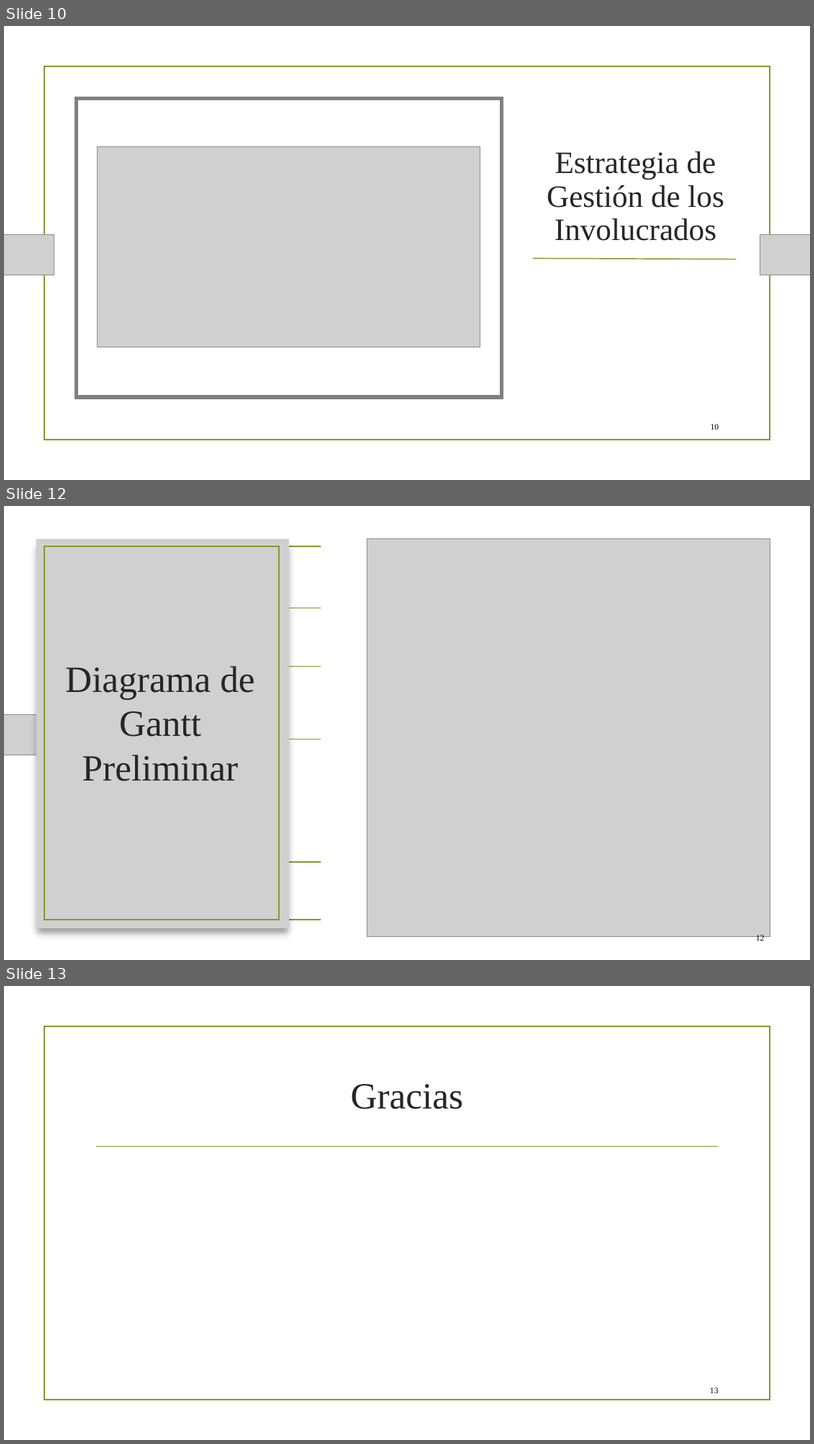
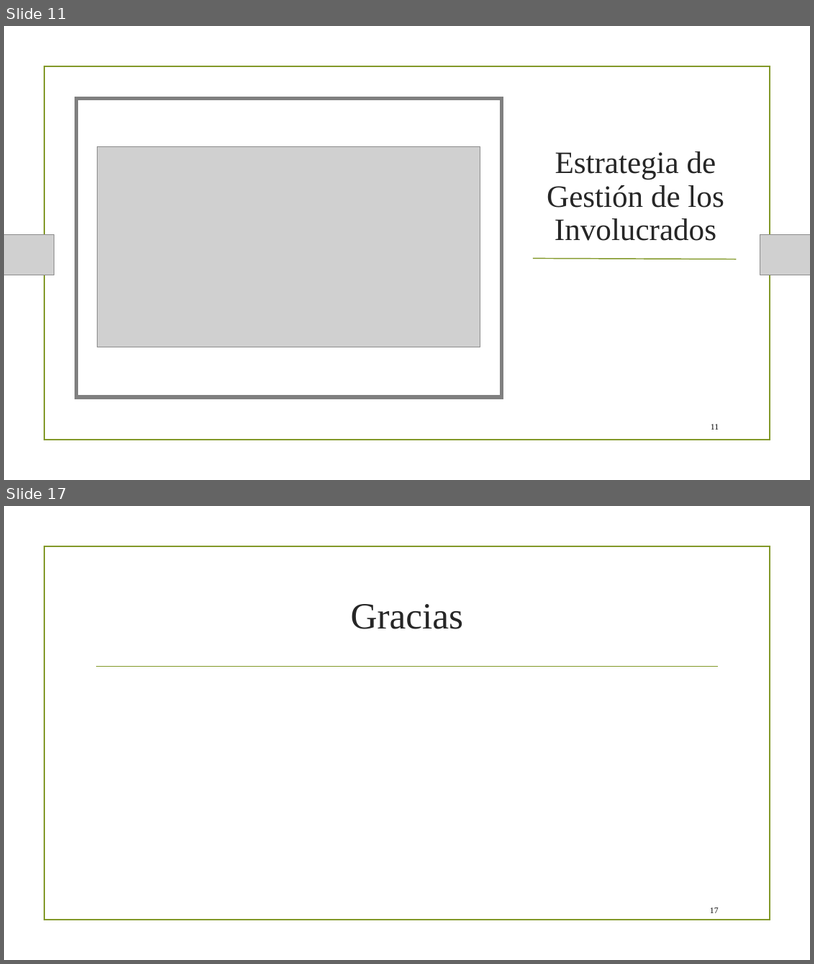
Before and after one commit to Angeloib98/BIATRONIC, a slide deck: Presentación Semana 2.pptx. Shown one above the other, each under a label of ours: slides 10, 12 and 13 before the commit, slides 11 and 17 after it; the slides between them are not shown. The pictures are 814x1444 and 814x964 pixels, drawn with LibreOffice and Linux fonts; fonts in the diff are those of the drawing; grey boxes stand for pictures; background and template pictures are left out. Boxes give left, top, right and bottom in pixels: in the first picture for what was removed or moved away, otherwise in the second. Text is boxed around its words. In the diff, an @@ line names an element or a change of style, - is before the commit and + after.

```diff
--- a/Presentación Semana 2.pptx
+++ b/Presentación Semana 2.pptx
@@ slide 12 removed at [4, 506, 810, 960], background picture (left out); not listed: 2 template elements that a slide beside it also shows @@
@@ rectangle removed at [321, 506, 810, 960] @@
@@ picture removed at [36, 538, 289, 928] @@
@@ rectangle removed at [44, 546, 278, 920] @@
@@ picture removed at [367, 538, 771, 936] @@
@@ rectangle removed at [158, 608, 657, 862] @@
@@ title removed at [65, 666, 255, 781] @@
-Diagrama de Gantt Preliminar
@@ picture removed at [4, 714, 167, 754] @@
@@ picture removed at [648, 714, 810, 754] @@
@@ line removed from (182, 739) to (633, 739) @@
@@ page number removed at [756, 934, 765, 942] @@
-12
@@ what was slide 10 is now slide 11 @@
@@ page number at [711, 423, 719, 429]: text changed @@
-10
+11
@@ what was slide 13 is now slide 17 @@
@@ page number at [710, 907, 719, 913]: text changed @@
-13
+17
```
Also in this commit, not shown: 6 slides changed, 6 slides added, 1 other slide removed.
